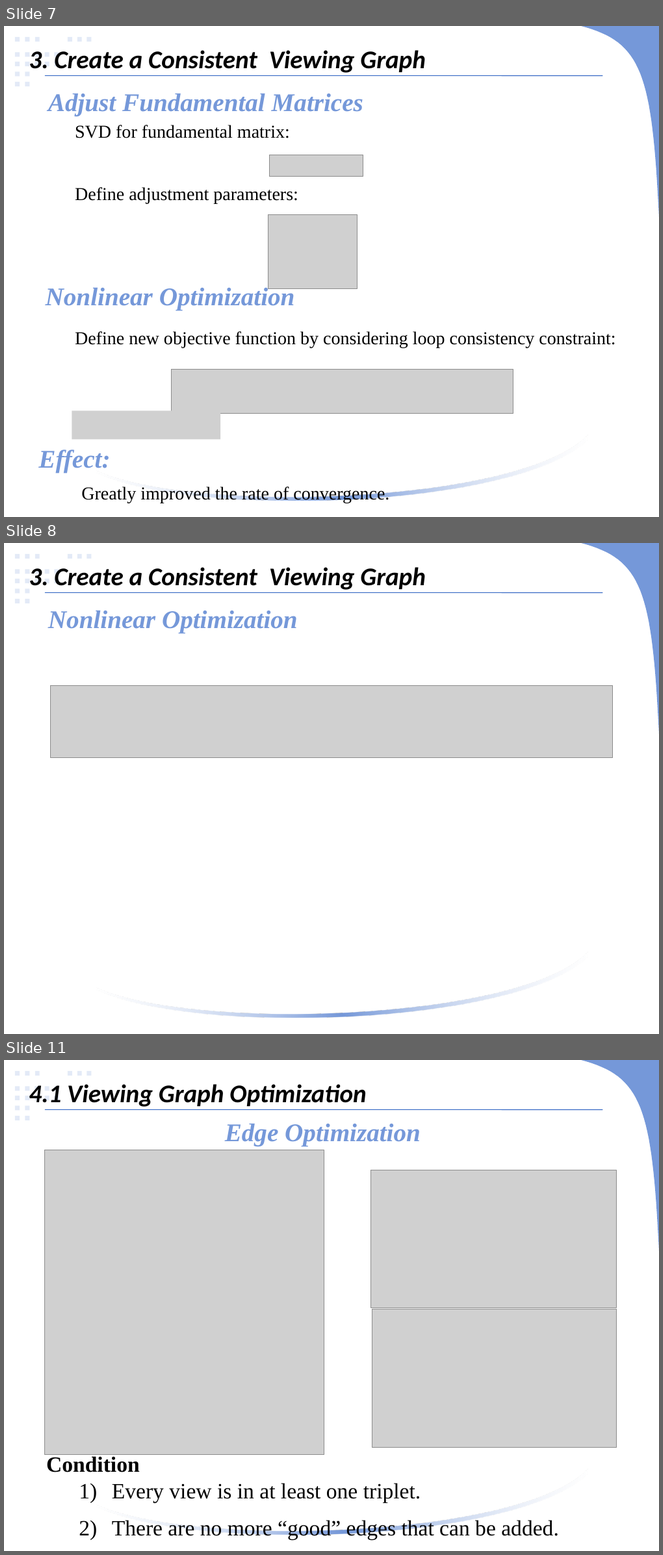
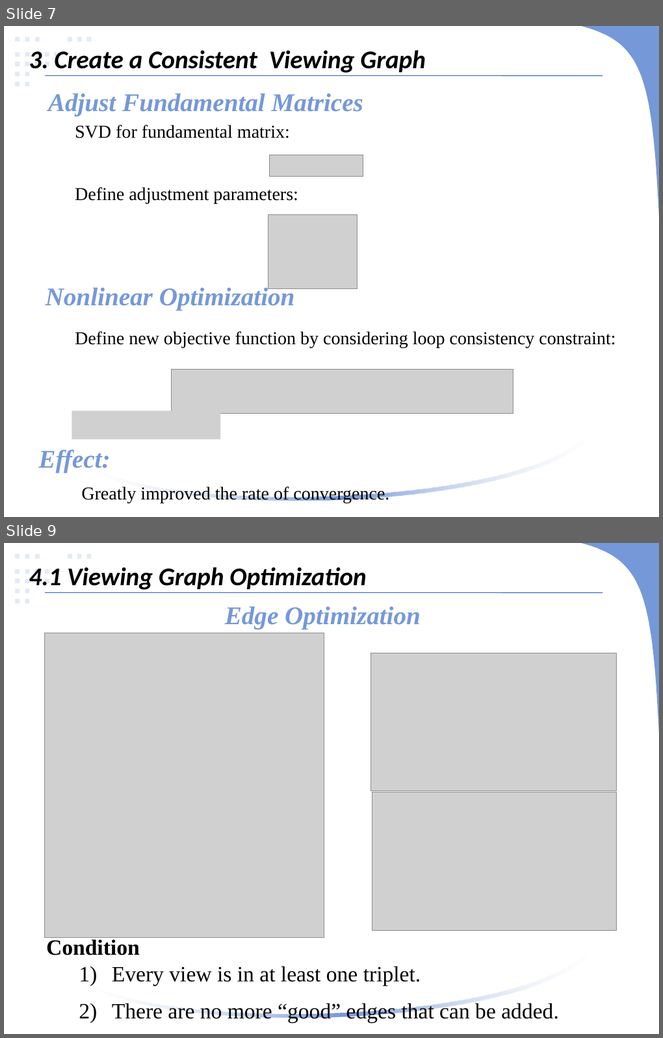
Before and after one commit to linlinge/monday-speech, a slide deck: 2019.03.25 ICCV 2015, Optimizing the Viewing Graph for Structure-from-Motion.pptx. Shown one above the other, each under a label of ours: slides 7, 8 and 11 before the commit, slides 7 and 9 after it; the slides between them are not shown. The pictures are 663x1555 and 663x1038 pixels, drawn with LibreOffice and Linux fonts; fonts in the diff are those of the drawing; grey boxes stand for pictures. Boxes give left, top, right and bottom in pixels: in the first picture for what was removed or moved away, otherwise in the second. Text is boxed around its words. In the diff, an @@ line names an element or a change of style, - is before the commit and + after.

```diff
--- a/2019.03.25 ICCV 2015, Optimizing the Viewing Graph for Structure-from-Motion.pptx
+++ b/2019.03.25 ICCV 2015, Optimizing the Viewing Graph for Structure-from-Motion.pptx
@@ slide 8 removed at [4, 543, 659, 1034], background #00B050; not listed: 23 template elements that a slide beside it also shows @@
@@ text removed at [29, 567, 426, 590] @@
-3. Create a Consistent Viewing Graph
@@ line removed from (44, 593) to (603, 593) @@
@@ text removed at [48, 611, 298, 633] @@
-Nonlinear Optimization
@@ picture removed at [51, 686, 612, 758] @@
@@ what was slide 11 is now slide 9 @@
```
Also in this commit, not shown: 7 slides changed, 3 other slides removed.
